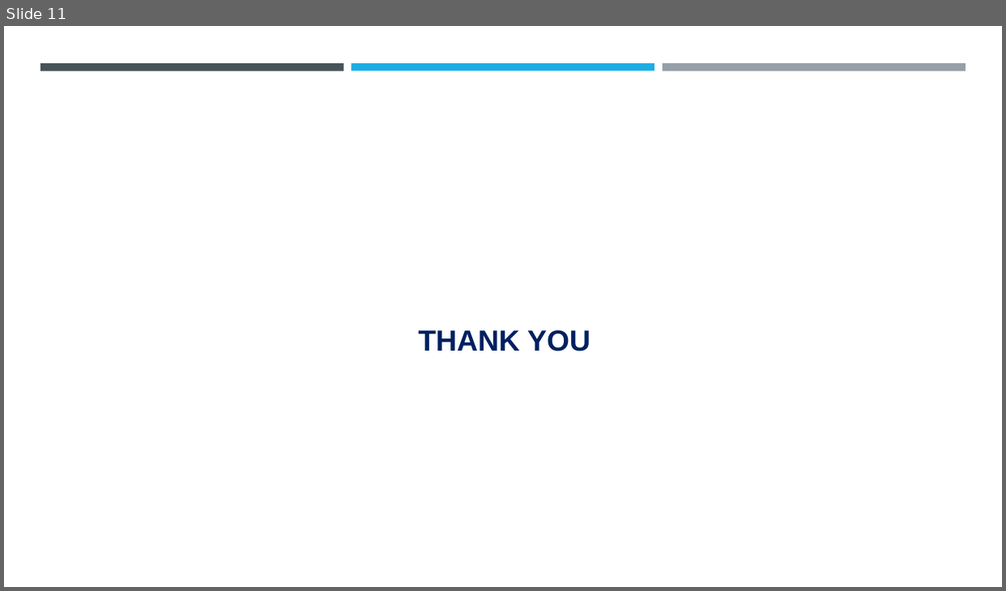
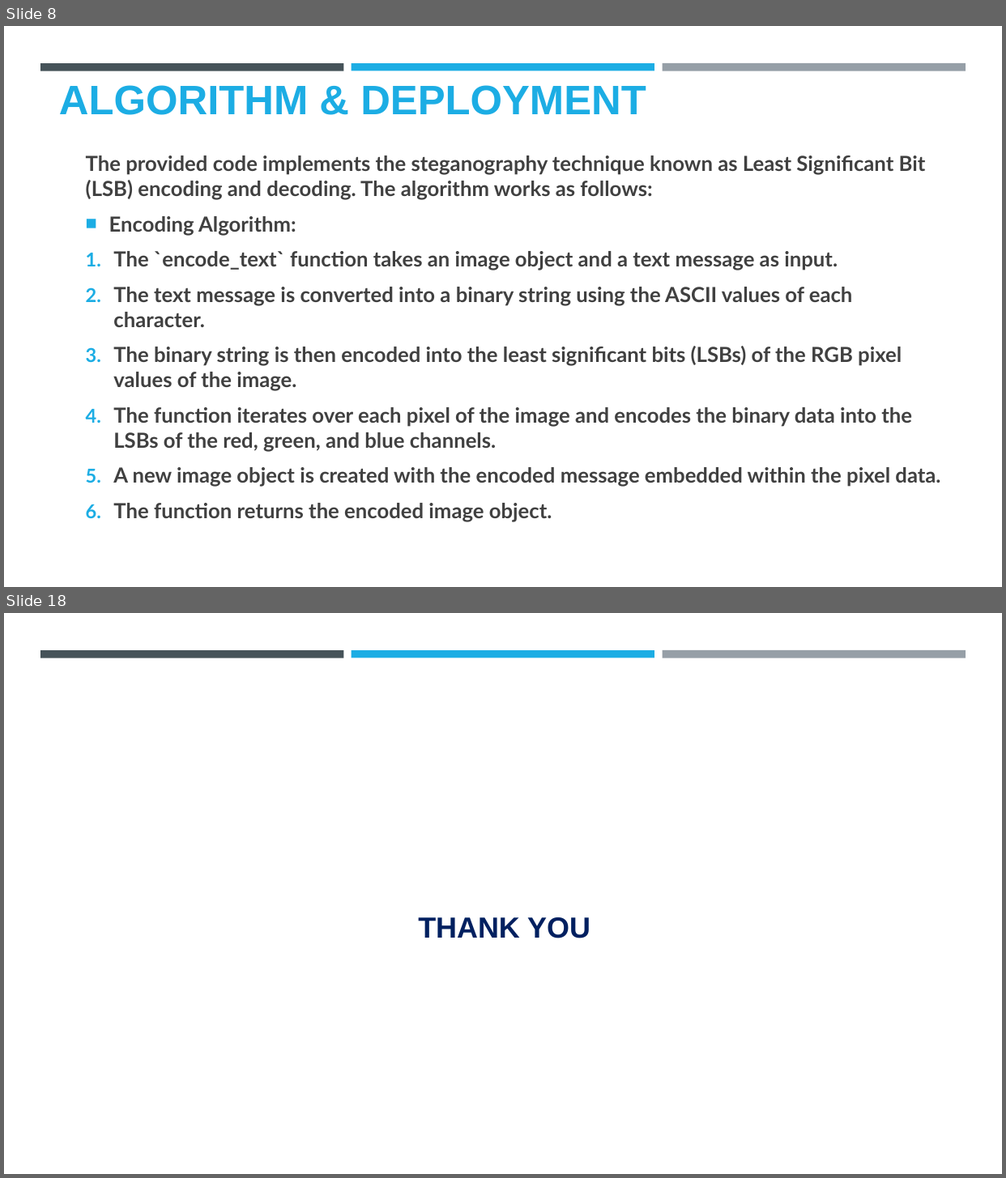
Before and after one commit to Dhayanithi05/ProjectNM, a slide deck: Project.pptx. Shown one above the other, each under a label of ours: slide 11 before the commit, slides 8 and 18 after it; the slides between them are not shown. The pictures are 1006x591 and 1006x1178 pixels, drawn with LibreOffice and Linux fonts; fonts in the diff are those of the drawing; background and template pictures are left out. Boxes give left, top, right and bottom in pixels: in the first picture for what was removed or moved away, otherwise in the second. Text is boxed around its words. In the diff, an @@ line names an element or a change of style, - is before the commit and + after.

```diff
--- a/Project.pptx
+++ b/Project.pptx
@@ slide 8 added at (4, 26, 1002, 587), background #FFFFFF; not listed: 3 template elements that a slide beside it also shows @@
@@ title added at (59, 85, 646, 115), 39.6 pt, text #1CADE4, bold @@
+ALGORITHM & DEPLOYMENT
@@ text added at (86, 156, 940, 523), 20 pt, text #404040, bold @@
+  The provided code implements the steganography technique known as Least Significant Bit (LSB) encoding and decoding. The algorithm works as follows:
+  ■ Encoding Algorithm:
+  1. The `encode_text` function takes an image object and a text message as input.
+  2. The text message is converted into a binary string using the ASCII values of each character.
+  3. The binary string is then encoded into the least significant bits (LSBs) of the RGB pixel values of the image.
+  4. The function iterates over each pixel of the image and encodes the binary data into the LSBs of the red, green, and blue channels.
+  5. A new image object is created with the encoded message embedded within the pixel data.
+  6. The function returns the encoded image object.
@@ what was slide 11 is now slide 18 @@
```
Also in this commit, not shown: 4 slides changed, 12 other slides added, 6 slides removed.
